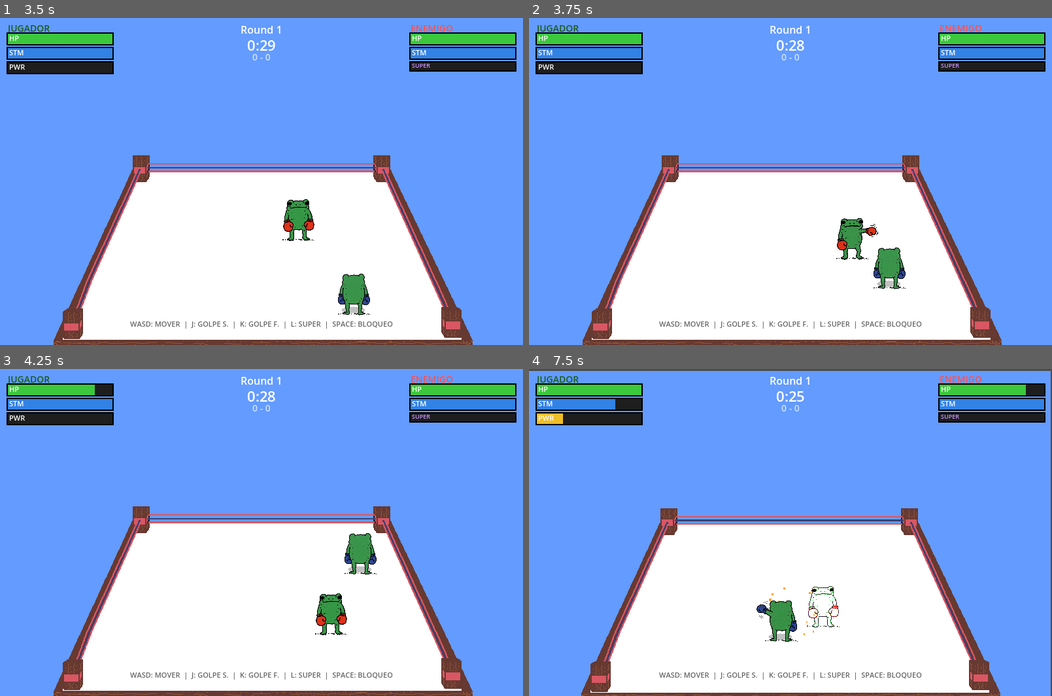
Above: before the commit, frames 1-4 (two rows, left to right).
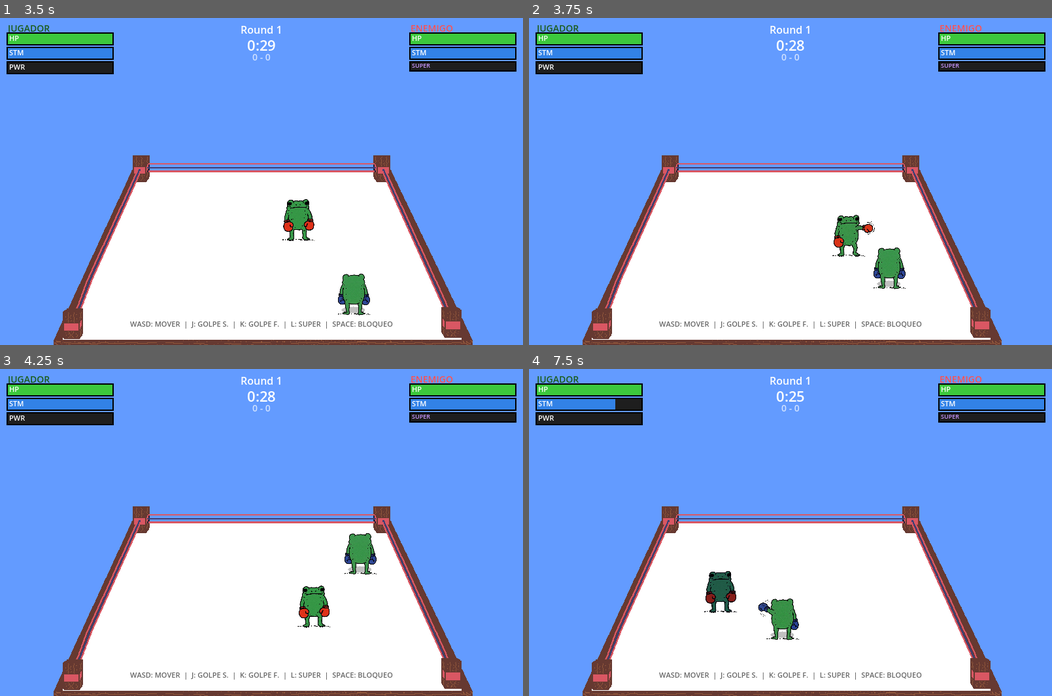
Above: after the commit, the same moments.

Repository: pperez227/GameJam_EA
Game: Godot game, scene res://scenes/Menu.tscn
The game is run twice, just before and just after one commit, with the same random seed, the same clock (stepped at 60 frames per second) and the same inputs. Sound files missing from this copy of the repository are replaced by a short silence.
Inputs:
- Up to frame 1 (3.5 s): click "JUGAR" at 0.5 s; tap Enter at 1.25 s; hold D (move_right) 1.28-2.03 s; hold Space (block) 1.28-2.03 s; hold S (move_down) 2.03-2.78 s; tap K (hard_attack) at 2.1 s; hold D (move_right) from 2.78 s (still down); tap F (qte_f) at 2.85 s
- Up to frame 2 (3.75 s): release D (move_right) at 3.53 s; hold W (move_up) from 3.53 s (still down); tap G (qte_g) at 3.6 s
- Up to frame 3 (4.25 s): keep holding W (move_up)
- Up to frame 4 (7.5 s): release W (move_up) at 4.28 s; hold A (move_left) 4.28-5.78 s; tap one key every 0.75 s from 4.35 s: H (qte_h) J (soft_attack) L (special) Space (block) K (hard_attack); hold S (move_down) 5.78-6.53 s; hold D (move_right) 6.53-7.28 s; hold W (move_up) from 7.28 s (still down)

Frame 1 is identical in both runs. In frame 2, 0.5% of the frame differs, in the area x 58-67%, y 60-74%; in frame 3, 1.0%; in frame 4, 5.7%, in the area x 0-100%, y 0-100%.

Commit message:
feat: Implement GameManager script to manage game state, node references, and audio, along with associated Godot editor configuration.

Diff:
--- a/scripts/game_manager.gd
+++ b/scripts/game_manager.gd
@@ -179,19 +179,7 @@
 				if hit_combo_timer <= 0:
 					hit_combo_count = 0
 					hud.update_combo(0)
-			# Overlap detection
-			var dist = player.position.distance_to(enemy.position)
-			if dist < 30.0:
-				overlap_timer += delta
-				if overlap_timer > 1.0:
-					var push_dir = (enemy.position - player.position).normalized()
-					if push_dir.length() < 0.1:
-						push_dir = Vector2(1, 0)
-					enemy.position += push_dir * 100.0
-					enemy._clamp_to_ring()
-					overlap_timer = 0.0
-			else:
-				overlap_timer = 0.0
+
 		GameState.KNOCKDOWN:
 			_process_knockdown(delta)
 		GameState.ROUND_END:
@@ -348,6 +336,12 @@
 		enemy.hp = KNOCKDOWN_RECOVERY_HP
 		enemy.sprite.rotation = 0
 		player.is_dead = false
+		# Separate player to opposite corner
+		if enemy.position.x < 400:
+			player.position.x = 620
+		else:
+			player.position.x = 180
+		player._clamp_to_ring()
 	state = GameState.FIGHTING
 
 # ── HUD updates ─────────────────────────────────────────────────
@@ -365,6 +359,12 @@
 		return
 	_check_player_hits_enemy()
 	_check_enemy_hits_player()
+	# Enforce minimum separation (85px)
+	var sep_dist = player.position.distance_to(enemy.position)
+	if sep_dist < 85.0 and sep_dist > 0.1:
+		var push = (enemy.position - player.position).normalized()
+		enemy.position = player.position + push * 85.0
+		enemy._clamp_to_ring()
 
 func _check_player_hits_enemy() -> void:
 	if not player.is_attacking:
